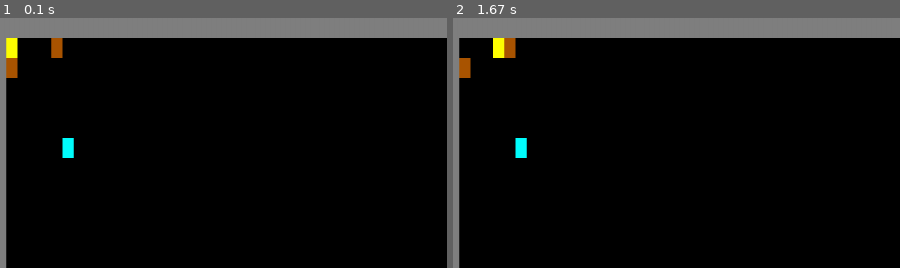
Above: before the commit, frames 1-2 (left to right).
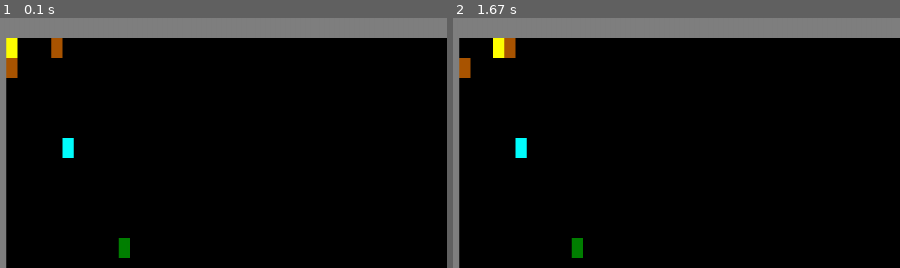
Above: after the commit, the same moments.

Repository: Benricheson101/CS370-Bravo
Game: pygame game, started from main.py
Same seed, same stepped clock (60 frames per second), same inputs: the game is played once before the commit and once after it.
Inputs:
- Up to frame 1 (0.1 s): no input
- Up to frame 2 (1.67 s): hold Right 0.33-0.8 s
The pictures show only the part of the screen within x 0-50%, y 0-50%; the shares and areas given below are measured in that part.

The runs differ from the first frame. In frame 1, 0.2% of the frame differs, in the area x 26-30%, y 88-96%; in frame 2, 0.2%.

Commit message:
added teleport object in entities. Added a purple color in constants that prints green (whoops). Teleport object prints on the screen.

Diff:
--- a/constants.py
+++ b/constants.py
@@ -39,3 +39,4 @@
 WHITE = Color(0x000000FF)
 YELLOW = Color(0xFFFF00FF)
 ORANGE = Color(0xAA5500FF)
+PURPLE = Color(0x800080)
--- /dev/null
+++ b/entities/teleport.py
@@ -0,0 +1,15 @@
+from constants import PURPLE
+from entities.player import Player
+from renderer.cell import Cell
+
+class Teleport(Cell):
+    def __init__(self) -> None:
+        super().__init__()
+        self.image.fill(PURPLE)
+
+    def on_collision(self, cell: "Cell") -> bool:
+        if isinstance(cell, Player):
+            print("Player hit a Teleport scroll!")
+            return True
+
+        return False
--- a/main.py
+++ b/main.py
@@ -17,6 +17,7 @@
 from entities.player import Player
 from entities.wall import Wall
 from renderer.cell_grid import CellGrid
+from entities.teleport import Teleport
 
 
 def main():
@@ -47,6 +48,7 @@
     game.put((4, 0), Wall())
     game.put((0, 1), Wall())
     game.put((5, 5), Gem())
+    game.put((10,10), Teleport())
 
     running = True
     clock = pygame.time.Clock()
